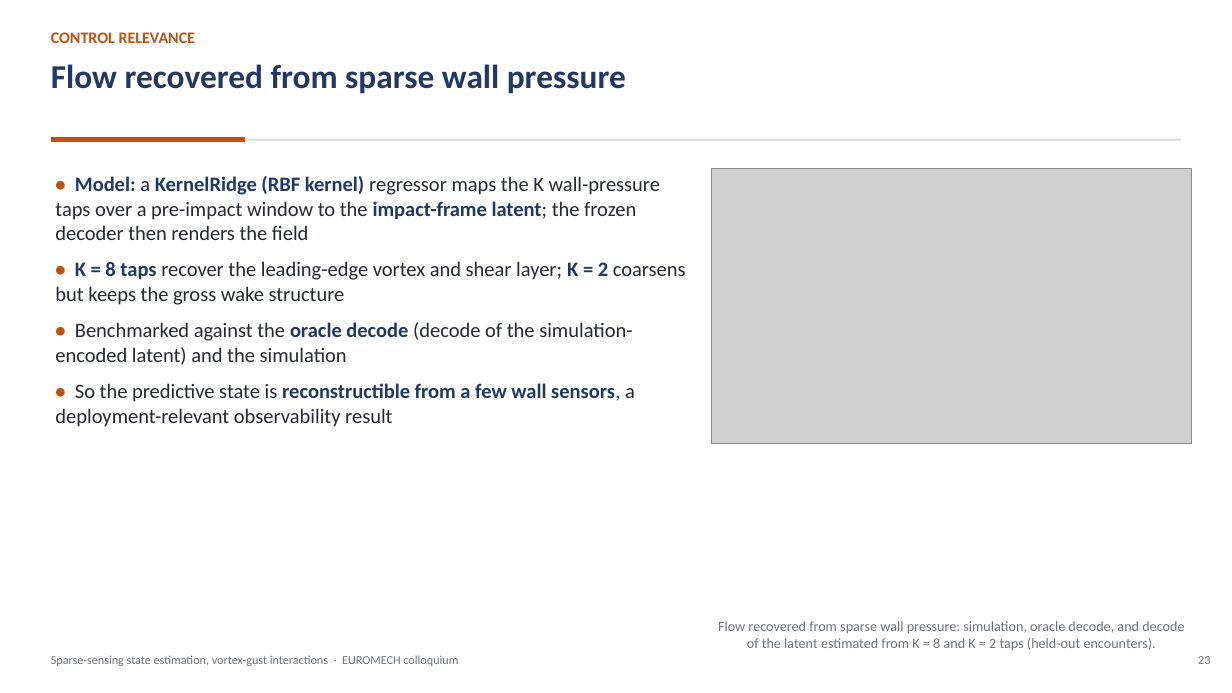
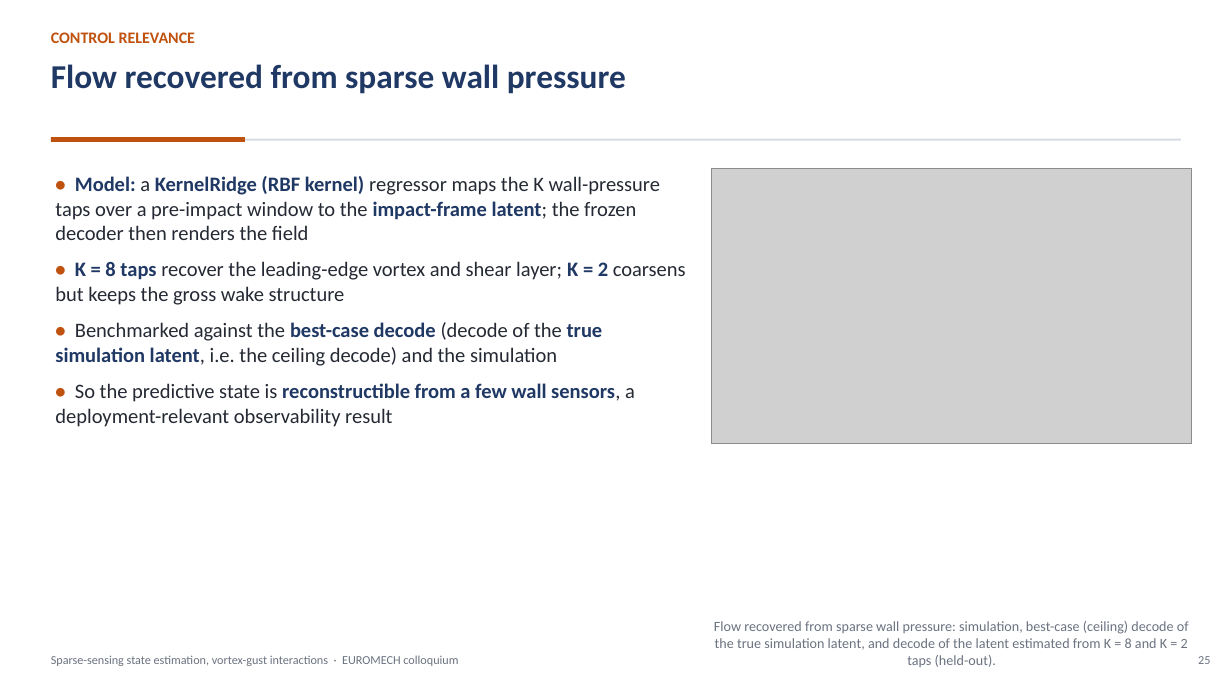
Before and after one commit to sanmi90/GUST-JEPA, a slide deck: slide 25 of paper/talk/euromech_gust_jepa.pptx (slide 23 before the commit). Drawn at 1232x693 pixels with LibreOffice and Linux fonts; fonts in the diff are those of the drawing; grey boxes stand for pictures. Boxes give left, top, right and bottom in pixels: in the first picture for what was removed or moved away, otherwise in the second. Text is boxed around its words. In the diff, an @@ line names an element or a change of style, - is before the commit and + after.

```diff
--- a/paper/talk/euromech_gust_jepa.pptx
+++ b/paper/talk/euromech_gust_jepa.pptx
@@ text at bbox=[55, 322, 603, 366]: text changed @@
-• Benchmarked against the oracle decode (decode of the simulation-encoded latent) and the simulation
+• Benchmarked against the best-case decode (decode of the true simulation latent, i.e. the ceiling decode) and the simulation
@@ text at bbox=[714, 621, 1189, 650]: text changed @@
-Flow recovered from sparse wall pressure: simulation, oracle decode, and decode of the latent estimated from K = 8 and K = 2 taps (held-out encounters).
+Flow recovered from sparse wall pressure: simulation, best-case (ceiling) decode of the true simulation latent, and decode of the latent estimated from K = 8 and K = 2 taps (held-out).
@@ text at bbox=[1198, 656, 1210, 664]: text changed @@
-23
+25
```
Also in this commit, not shown: 29 other slides changed, 1 slide added, 12 other files.
